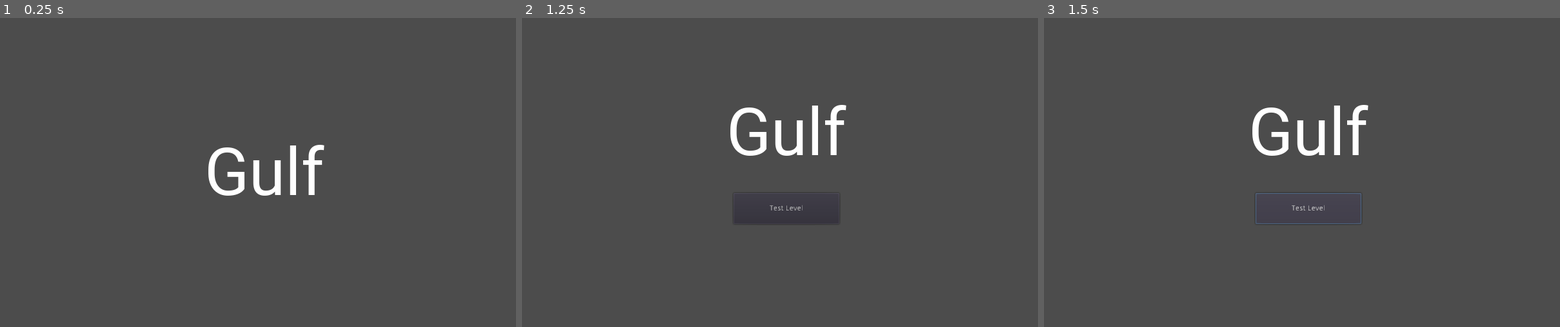
Above: before the commit, frames 1-3 (left to right).
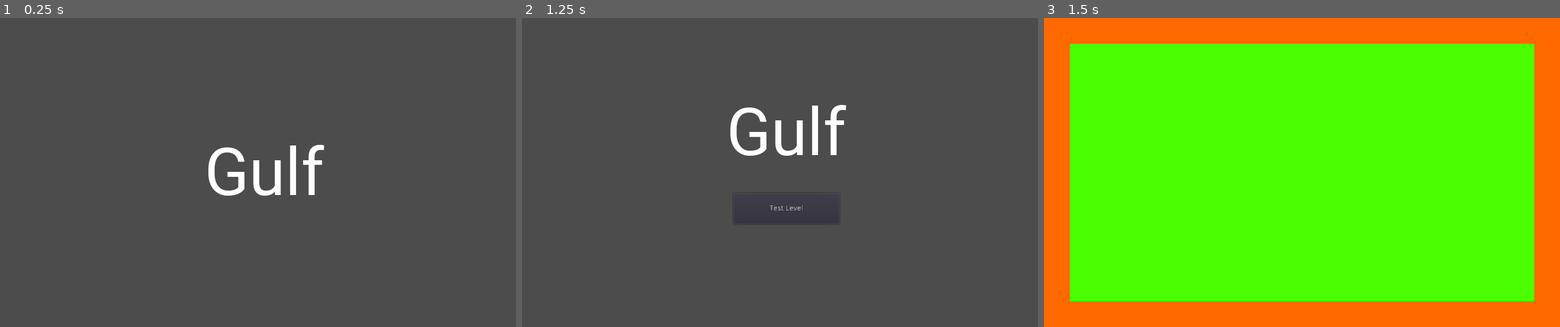
Above: after the commit, the same moments.

Repository: Halfwhit/Gulf
Game: Godot game, scene res://Scenes/Main.tscn
Same seed, same stepped clock (60 frames per second), same inputs: the game is played once before the commit and once after it.
Inputs (mouse positions are in pixels of both pictures, inside the frame that each line leads up to):
- Up to frame 1 (0.25 s): no input
- Up to frame 2 (1.25 s): tap Enter at 0.5 s; move the mouse to (893, 157) at 0.52 s; click (893, 157) at 0.67 s
- Up to frame 3 (1.5 s): click "Test Level" at 1.25 s

Frames 1-2 are identical in both runs. In frame 3, 100% of the frame differs, in the area x 0-100%, y 0-100%.

Commit message:
More directory organisation Added test level to main menu

Diff:
--- /dev/null
+++ b/Scenes/GUI/Menu.gd
@@ -0,0 +1,7 @@
+extends Control
+
+var TestLevel = preload("res://Scenes/Levels/TestLevel.tscn")
+
+func _on_Test_pressed():
+#warning-ignore:return_value_discarded
+	get_tree().change_scene_to(TestLevel)
--- a/Scenes/Menu.tscn
+++ b/Scenes/GUI/Menu.tscn
@@ -1,7 +1,8 @@
 [gd_scene load_steps=3 format=2]
 
-[ext_resource path="res://Scenes/Menu.gd" type="Script" id=1]
+[ext_resource path="res://Scenes/GUI/Menu.gd" type="Script" id=1]
 [ext_resource path="res://Fonts/font.tres" type="DynamicFont" id=2]
+
 
 [node name="Menu" type="Control"]
 anchor_right = 1.0
--- a/Scenes/Splash.gd
+++ b/Scenes/GUI/Splash.gd
@@ -1,6 +1,6 @@
 extends Control
 
-var Menu = preload("res://Scenes/Menu.tscn")
+var Menu = preload("res://Scenes/GUI/Menu.tscn")
 
 func _input(event):
 
--- a/Scenes/Splash.tscn
+++ b/Scenes/GUI/Splash.tscn
@@ -1,7 +1,8 @@
 [gd_scene load_steps=3 format=2]
 
-[ext_resource path="res://Scenes/Splash.gd" type="Script" id=1]
+[ext_resource path="res://Scenes/GUI/Splash.gd" type="Script" id=1]
 [ext_resource path="res://Fonts/font.tres" type="DynamicFont" id=2]
+
 
 [node name="Splash" type="Control"]
 anchor_right = 1.0
--- a/Scenes/Main.gd
+++ b/Scenes/Main.gd
@@ -1,6 +1,6 @@
 extends Node
 
-var Splash = preload("res://Scenes/Splash.tscn")
+var Splash = preload("res://Scenes/GUI/Splash.tscn")
 
 # Called when the node enters the scene tree for the first time.
 func _ready():
--- a/Scenes/Menu.gd
+++ /dev/null
@@ -1,17 +0,0 @@
-extends Control
-
-# Declare member variables here. Examples:
-# var a = 2
-# var b = "text"
-
-# Called when the node enters the scene tree for the first time.
-func _ready():
-	pass # Replace with function body.
-
-# Called every frame. 'delta' is the elapsed time since the previous frame.
-#func _process(delta):
-#	pass
-
-
-func _on_Test_pressed():
-	pass # Replace with function body.
Renamed: Scenes/TestLevel.tscn -> Scenes/Levels/TestLevel.tscn
